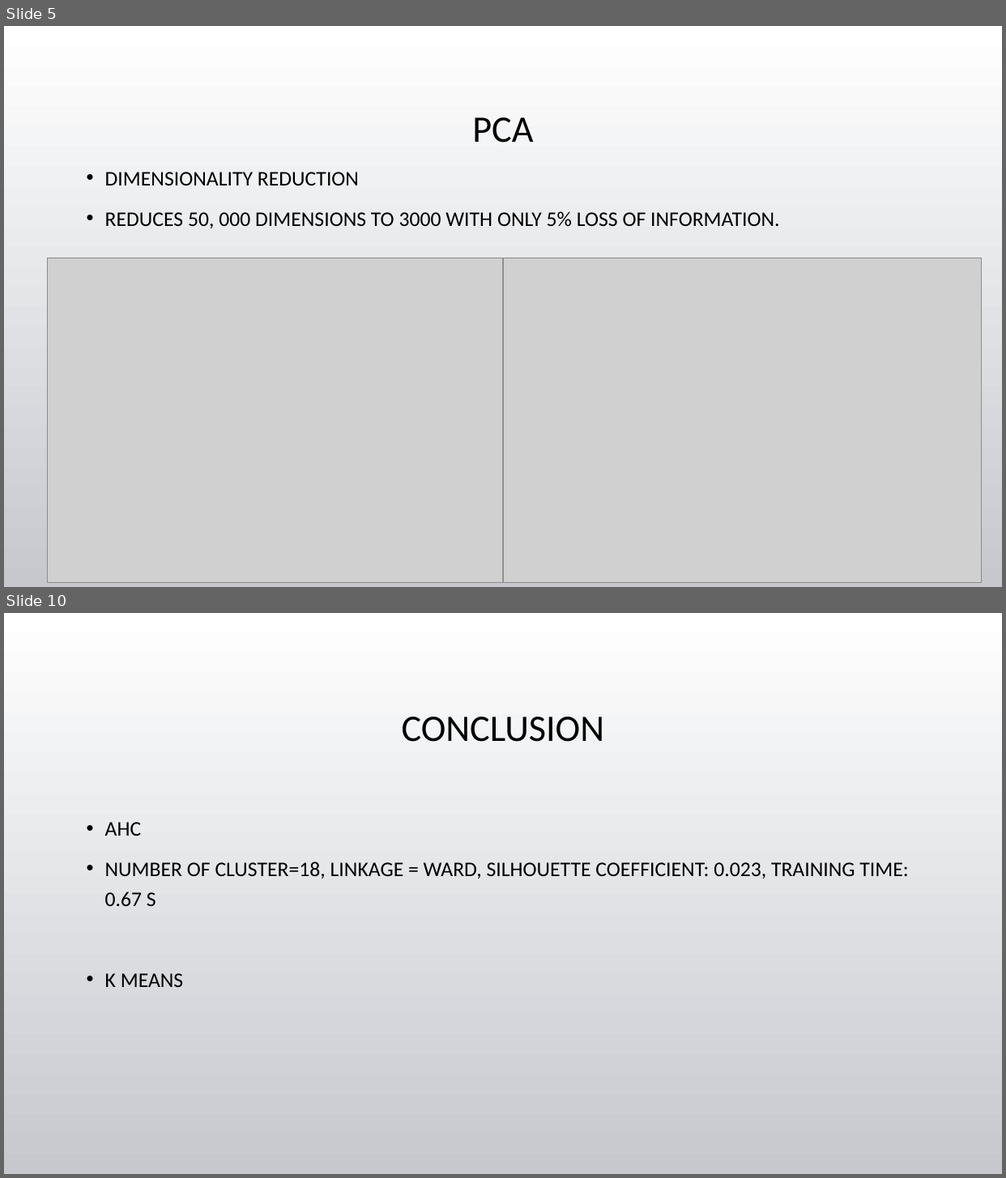
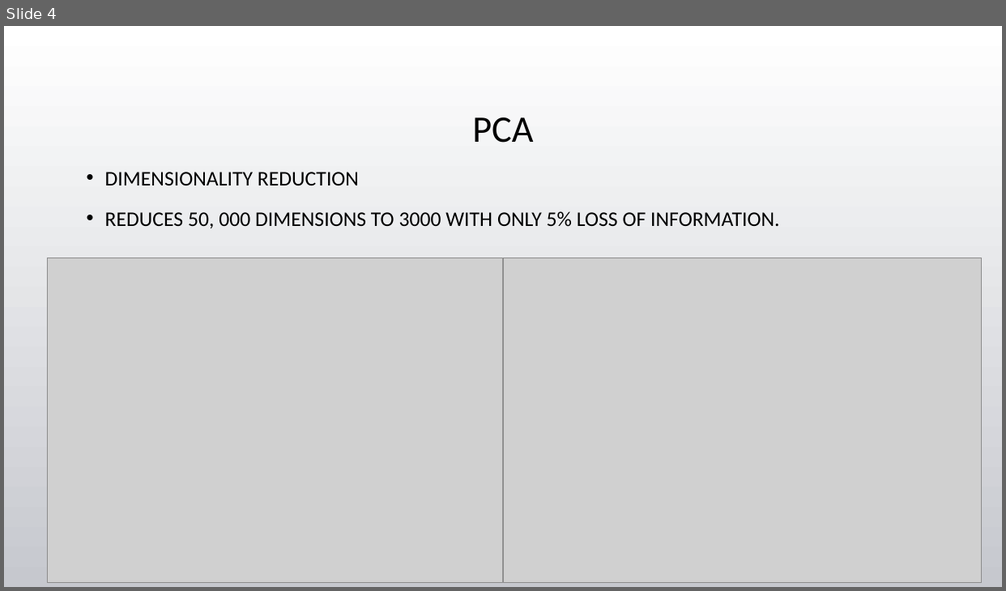
Before and after one commit to tgore03/CategorizeYoutubeVideos, a slide deck: Categorizing YouTube Videos.pptx. Shown one above the other, each under a label of ours: slides 5 and 10 before the commit, slide 4 after it; the slides between them are not shown. The pictures are 1006x1178 and 1006x591 pixels, drawn with LibreOffice and Linux fonts; fonts in the diff are those of the drawing; grey boxes stand for pictures; background and template pictures are left out. Boxes give left, top, right and bottom in pixels: in the first picture for what was removed or moved away, otherwise in the second. Text is boxed around its words. In the diff, an @@ line names an element or a change of style, - is before the commit and + after.

```diff
--- a/Categorizing YouTube Videos.pptx
+++ b/Categorizing YouTube Videos.pptx
@@ slide 10 removed at [4, 613, 1002, 1174], background picture (left out) @@
@@ title removed at [402, 717, 604, 742] @@
-CONCLUSION
@@ text removed at [105, 822, 908, 987] @@
-• AHC
-• NUMBER OF CLUSTER=18, LINKAGE = WARD, SILHOUETTE COEFFICIENT: 0.023, TRAINING TIME: 0.67 S
-• K MEANS
@@ what was slide 5 is now slide 4 @@
```
Also in this commit, not shown: 4 slides changed, 1 slide added, 2 other slides removed.
